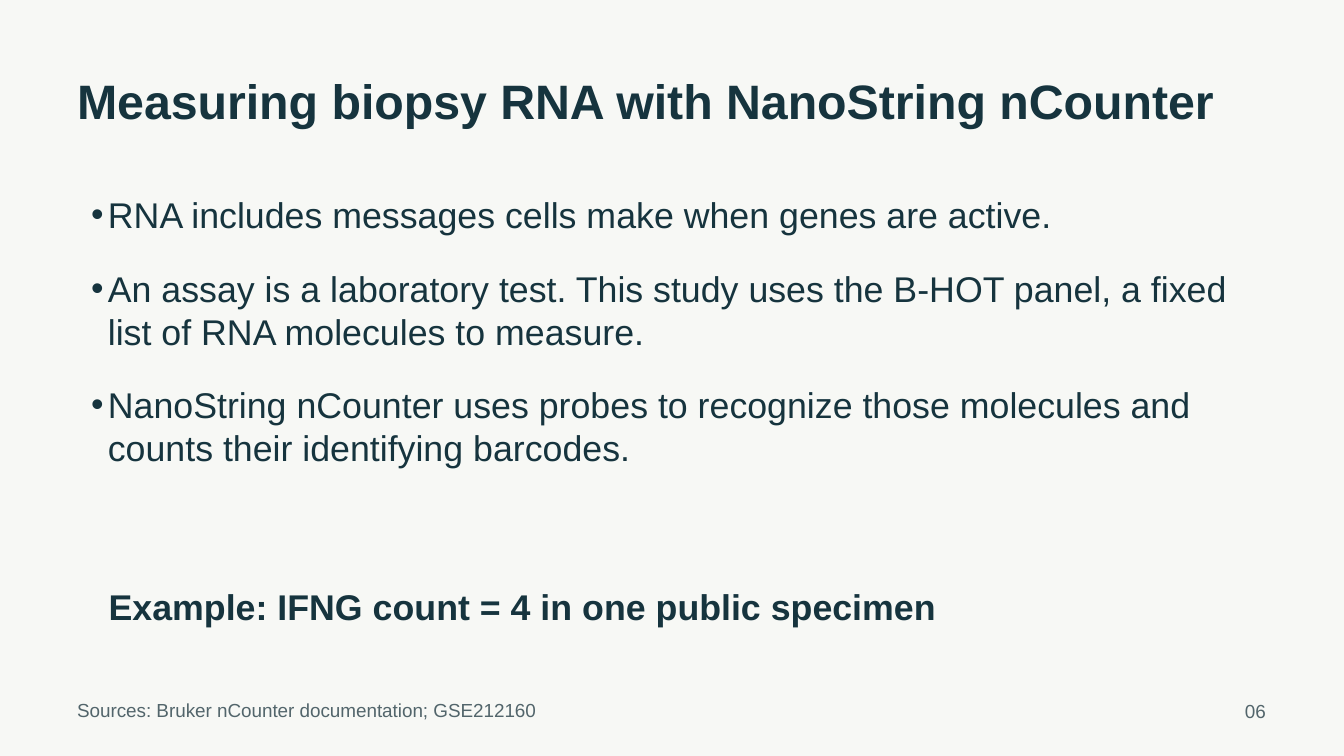
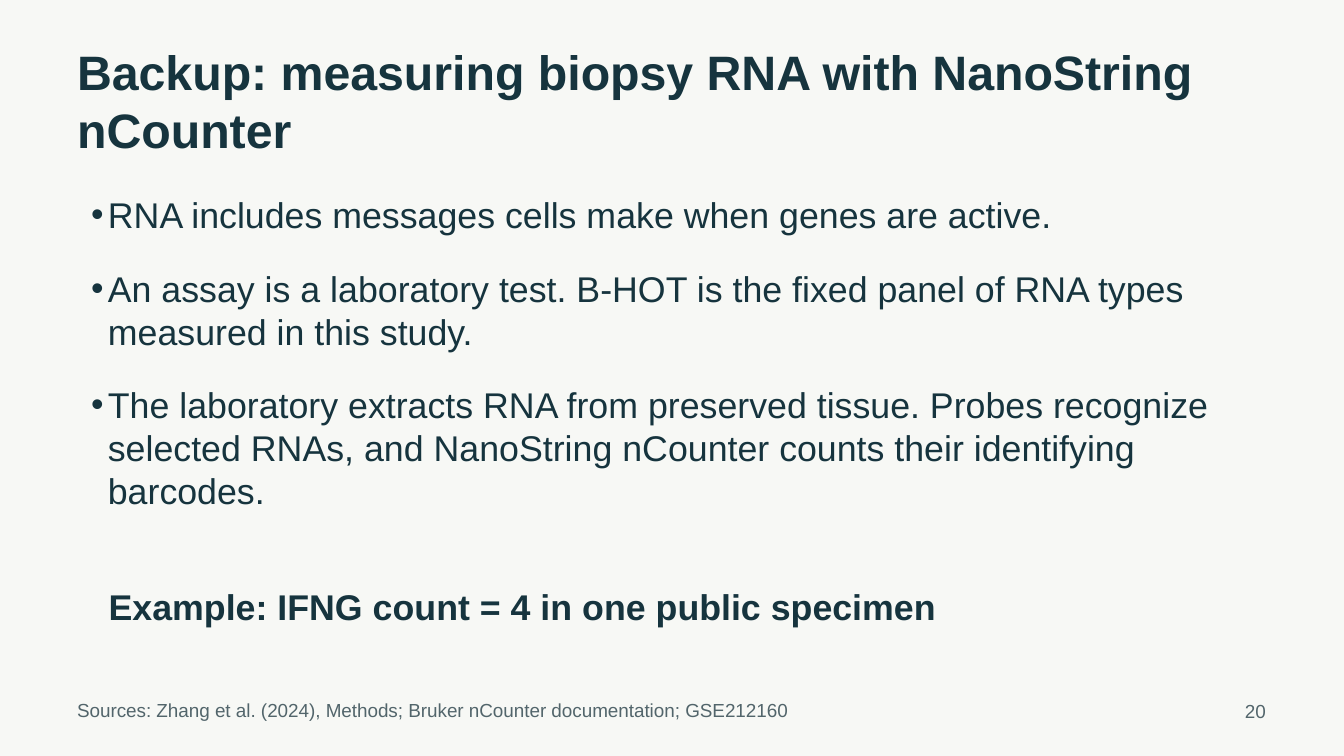
Before and after one commit to ca34525/Kidney-Biopsy-Rejection-Classifier, a slide deck: slide 20 of presentation/unos_kidney_biopsy.pptx (slide 6 before the commit). Drawn at 1344x756 pixels with LibreOffice and Linux fonts; fonts in the diff are those of the drawing. Boxes give left, top, right and bottom in pixels: in the first picture for what was removed or moved away, otherwise in the second. Text is boxed around its words. In the diff, an @@ line names an element or a change of style, - is before the commit and + after.

Commit message:
Revise presentation and document full-study findings

```diff
--- a/presentation/unos_kidney_biopsy.pptx
+++ b/presentation/unos_kidney_biopsy.pptx
@@ text at [77, 55, 1192, 149]: text changed @@
-Measuring biopsy RNA with NanoString nCounter
+Backup: measuring biopsy RNA with NanoString nCounter
@@ text at [108, 276, 1208, 505]: text changed @@
-• An assay is a laboratory test. This study uses the B-HOT panel, a fixed list of RNA molecules to measure.
-• NanoString nCounter uses probes to recognize those molecules and counts their identifying barcodes.
+• An assay is a laboratory test. B-HOT is the fixed panel of RNA types measured in this study.
+• The laboratory extracts RNA from preserved tissue. Probes recognize selected RNAs, and NanoString nCounter counts their identifying barcodes.
@@ text at [77, 703, 788, 721]: text changed @@
-Sources: Bruker nCounter documentation; GSE212160
+Sources: Zhang et al. (2024), Methods; Bruker nCounter documentation; GSE212160
@@ text at [1245, 705, 1266, 718]: text changed @@
-06
+20
```
Also in this commit, not shown: 19 other slides changed, 38 other files.
